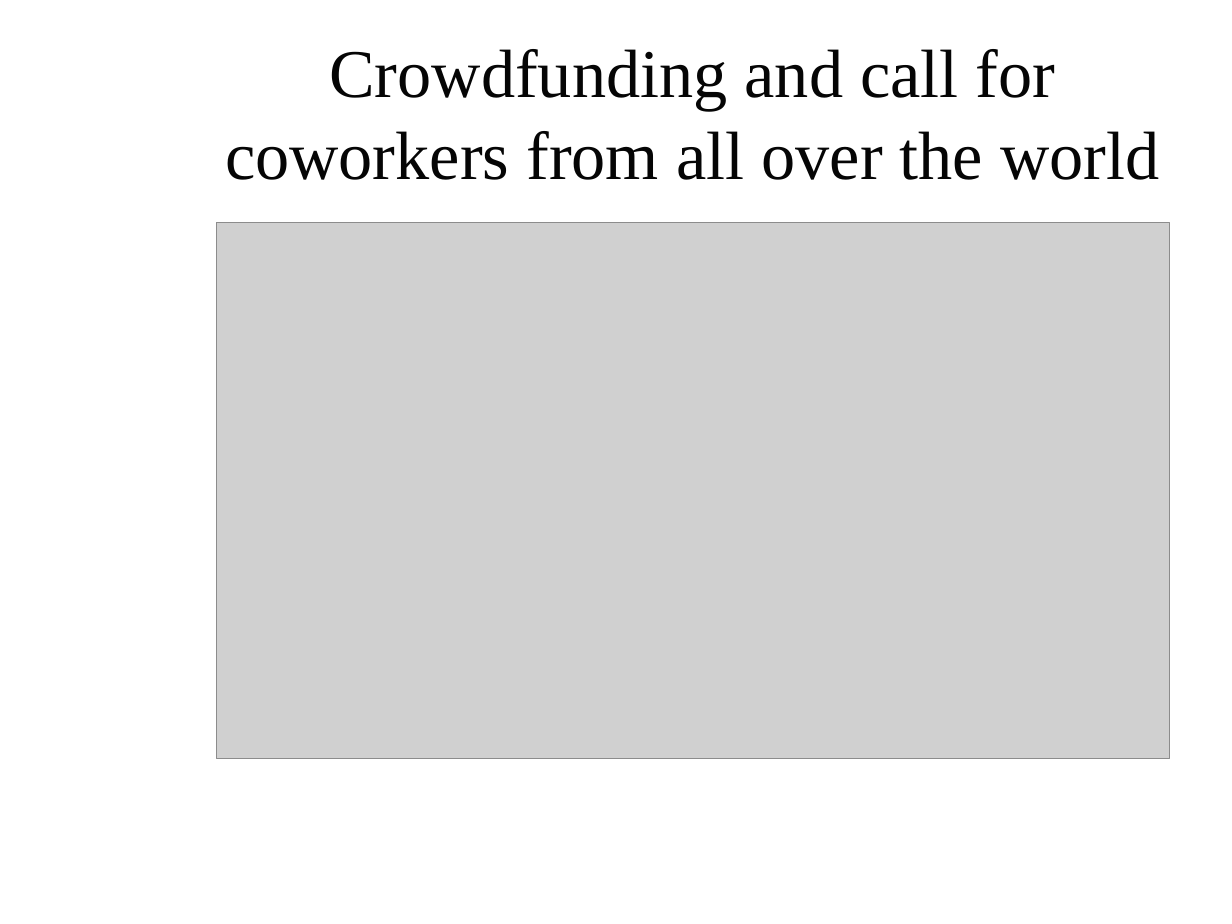
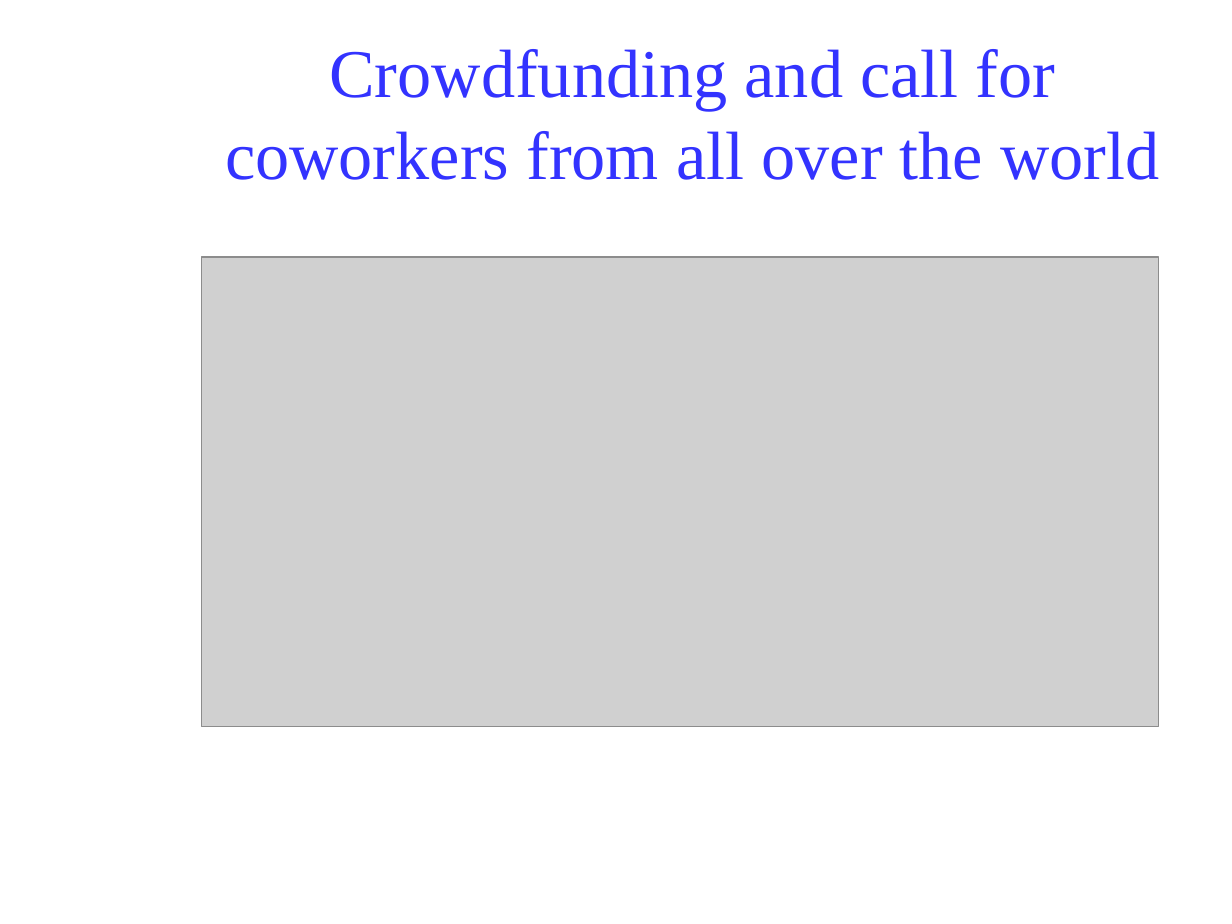
Before and after one commit to Klarala13/collectivity, a slide deck: slide 7 of Presentation/collectivity.odp. Drawn at 1232x924 pixels with LibreOffice and Linux fonts; fonts in the diff are those of the drawing; grey boxes stand for pictures; background and template pictures are left out. Boxes give left, top, right and bottom in pixels: in the first picture for what was removed or moved away, otherwise in the second. Text is boxed around its words. In the diff, an @@ line names an element or a change of style, - is before the commit and + after.

```diff
--- a/Presentation/collectivity.odp
+++ b/Presentation/collectivity.odp
@@ title "Crowdfunding and call for coworkers ..." at box(225, 49, 1159, 180): text colour #050505 to #3333FF @@
@@ picture: place and size @@
-picture at box(217, 222, 1171, 758)
+picture at box(201, 257, 1159, 727)
```
Also in this commit, not shown: 3 other slides changed, 1 slide added, 1 other file.
